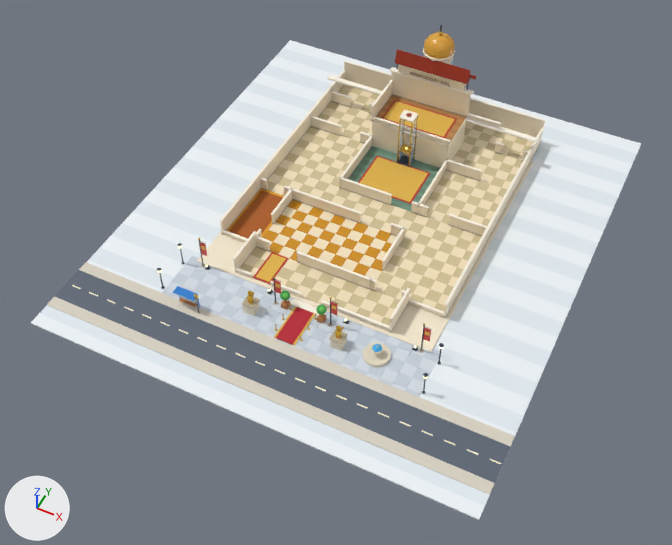
Renders of the glTF model art3d/venues/ironwood_citadel/shell.glb from each side of a commit.
Before and after are seen from a 50 mm lens placed at (31.2, -61.3, 53.5), pointed at (9.9, -18.8, 0.3). The axes (+X, +Y, +Z) are drawn at lower left. The lights are the same throughout. The first picture is the older version. Vertices at exactly the same position are counted once.

In view in the first picture: 'building', 'crown', 'dome', 'floor_floor_1', 'grand_2', 'grand_3', 'grounds' and 3 more.
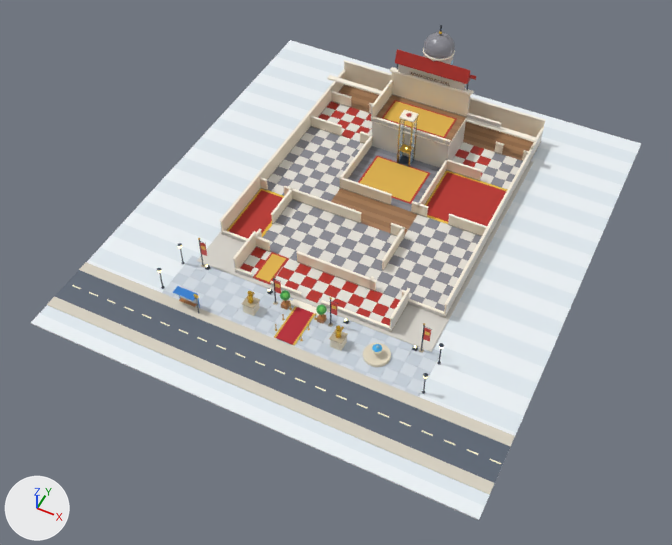
Boxes (x1, y1, x2, y2) around the edits, measured in the pictures (672 x 545 px):
part 1 of me_cube_157, added (red)
    after: (427, 172, 506, 226)
part 2 of me_cube_157, reshaped
    before: (327, 85, 533, 242)
    after: (308, 85, 533, 236)
part 3 of me_cube_157, recoloured
    both: (197, 132, 543, 352)
part 4 of me_cube_157, recoloured
    both: (267, 133, 519, 308)
part 5 of me_cube_157, recoloured
    both: (267, 127, 521, 311)
part 6 of me_cube_157, recoloured
    both: (349, 150, 438, 208)
part 7 of me_cube_157, recoloured (orange to grey)
    both: (262, 200, 386, 276)
part 8 of me_cube_157, recoloured
    both: (228, 189, 284, 237)
part 9 of me_cube_157, recoloured (brown to red)
    both: (229, 190, 283, 238)
part 10 of me_cube_157, recoloured
    both: (222, 232, 445, 331)
part 11 of me_sphere_003, recoloured (orange to grey)
    both: (424, 32, 455, 59)

The change, as a list of edits to the scene's bpy script:
```text
Add mat_toy_8c8c94_30:
    mat_toy_8c8c94_30 = principled_material('toy_8C8C94_30')
    mat_toy_8c8c94_30.base_color = (0.262, 0.262, 0.296)  # grey #8c8c94
    mat_toy_8c8c94_30.roughness = 0.3
Add mat_toy_d8d4cc_45:
    mat_toy_d8d4cc_45 = principled_material('toy_D8D4CC_45')
    mat_toy_d8d4cc_45.base_color = (0.687, 0.658, 0.604)  # light grey #d8d4cc
    mat_toy_d8d4cc_45.roughness = 0.45
Add mat_toy_e8e4dc_25:
    mat_toy_e8e4dc_25 = principled_material('toy_E8E4DC_25')
    mat_toy_e8e4dc_25.base_color = (0.807, 0.776, 0.716)  # white #e8e4dc
    mat_toy_e8e4dc_25.roughness = 0.25
Add mat_toy_b8322a_80:
    mat_toy_b8322a_80 = principled_material('toy_B8322A_80')
    mat_toy_b8322a_80.base_color = (0.479, 0.0319, 0.0232)  # red #b8322a
    mat_toy_b8322a_80.roughness = 0.8
Add mat_toy_d8d4cc_50:
    mat_toy_d8d4cc_50 = principled_material('toy_D8D4CC_50')
    mat_toy_d8d4cc_50.base_color = (0.687, 0.658, 0.604)  # light grey #d8d4cc
Add mat_toy_8c8c94_25:
    mat_toy_8c8c94_25 = principled_material('toy_8C8C94_25')
    mat_toy_8c8c94_25.base_color = (0.262, 0.262, 0.296)  # grey #8c8c94
    mat_toy_8c8c94_25.roughness = 0.25
Add mat_toy_e8b83a_70:
    mat_toy_e8b83a_70 = principled_material('toy_E8B83A_70')
    mat_toy_e8b83a_70.base_color = (0.807, 0.479, 0.0423)  # yellow #e8b83a
    mat_toy_e8b83a_70.roughness = 0.7
Change me_cube_157:
    remove me_cube_157.from_pydata(...)  # 17084 vertices, 38030 faces; spans x -0.4..19.4, y -23.0..3.1, z -0.1..2.6
    add me_cube_157.from_pydata(...)  # 15492 vertices, 33566 faces; spans x -0.4..19.4, y -23.0..3.1, z -0.1..2.6
    me_cube_157 part 1: a new loose piece, a box spanning x 13.25..18.75, y -9.75..-4.25, z 0.13..0.18, in mat_toy_b8322a_80 (red #b8322a)
    me_cube_157 part 2: 11 vertices moved within x 0.0..19.0, y -13.0..0.0, z 0.2; 1748 vertices removed from x 1.0..19.0, y -13.0..3.0, z 0.1..0.2; 148 vertices added at x 0.0..19.0, y -13.0..2.5, z 0.1..0.2
    me_cube_157 part 3: 1504 faces spanning x -0.4..19.4, y -22.4..3.1, z -0.1..2.6 switch from mat_toy_f7ead1_50 (pale yellow #f7ead1) to mat_toy_d8d4cc_50 (light grey #d8d4cc)
    me_cube_157 part 4: 3295 faces spanning x 0.0..19.0, y -19.0..0.0, z 0.1..0.2 switch from mat_toy_f7e5c1_25 (beige #f7e5c1) to mat_toy_e8e4dc_25 (white #e8e4dc)
    me_cube_157 part 5: 2179 faces spanning x 0.0..19.0, y -19.0..0.0, z 0.1..0.2 switch from mat_toy_d5c498_25 (beige #d5c498) to mat_toy_8c8c94_25 (grey #8c8c94)
    me_cube_157 part 6: 145 faces spanning x 6.0..13.0, y -10.0..-4.5, z 0.1..0.2 switch from mat_toy_739781_30 (greyish green #739781) to mat_toy_8c8c94_30 (grey #8c8c94)
    me_cube_157 part 7: 1046 faces spanning x 3.0..13.0, y -19.0..-13.0, z 0.1..0.2 switch from mat_toy_d1901f_25 (orange #d1901f) to mat_toy_8c8c94_25 (grey #8c8c94)
    me_cube_157 part 8: 12 faces spanning x 0.0..3.0, y -19.0..-13.0, z 0.1..0.2 switch from mat_toy_e29d22_70 (orange #e29d22) to mat_toy_e8b83a_70 (yellow #e8b83a)
    me_cube_157 part 9: 12 faces spanning x 0.2..2.8, y -18.8..-13.2, z 0.1..0.2 switch from mat_toy_ab5c1f_80 (brown #ab5c1f) to mat_toy_b8322a_80 (red #b8322a)
    me_cube_157 part 10: 934 faces spanning x -0.1..19.1, y -22.1..-18.9, z 0.2..0.5 switch from mat_toy_f7ead1_45 (pale yellow #f7ead1) to mat_toy_d8d4cc_45 (light grey #d8d4cc)
    remove me_cube_157.materials.append(mat_toy_688975_30)  # greyish green #688975
    add me_cube_157.materials.append(mat_toy_98704e_30)  # brown #98704e
    add me_cube_157.materials.append(mat_toy_a87e5a_30)  # brown #a87e5a
    add me_cube_157.materials.append(mat_toy_b8322a_25)  # red #b8322a
    add me_cube_157.materials.append(mat_toy_7e7e85_30)  # grey #7e7e85
Change me_sphere_003:
    where me_sphere_003.from_pydata(...)  # 266 vertices, 528 faces; spans x 8.2..10.8, y 0.0..2.6, z 6.95..9.29
    me_sphere_003 part 11: 528 faces spanning x 8.2..10.8, y 0.0..2.6, z 6.95..9.29 switch from mat_dome (orange #dea339) to mat_toy_8c8c94_30 (grey #8c8c94)
```
